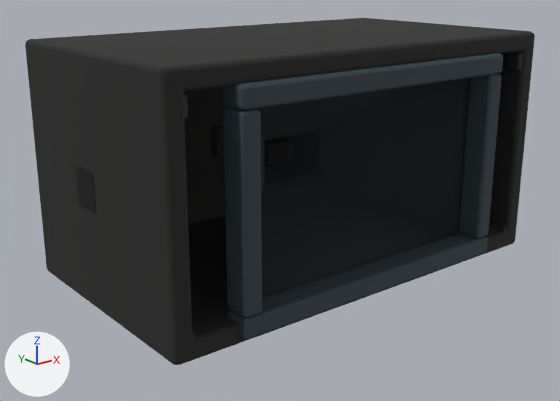
The glTF model client/public/models/speakers/freeparty/hf-horn.glb, before and after one commit.
The view is the same before and after, from a 50 mm lens placed at (-0.912, -1.096, 0.594), pointed at (-0.036, -0.001, 0.156). The axes (+X, +Y, +Z) are drawn at lower left. The lights are the same throughout. The first picture is the older version. Where no turn or scale is listed for an object, it has been applied to the vertices. Vertices at exactly the same position are counted once.

Names of what the first picture shows: 'Cabinet', 'CabinetBack', 'CabinetLeft', 'CabinetRight', 'CabinetTop', 'FacetedHfHornFlare', 'FrontFrameBottom', 'FrontFrameLeft', 'FrontFrameRight', 'FrontFrameTop', 'HornThroat', 'RearCompressionChamber', 'SideHandleLeft' and 3 more.
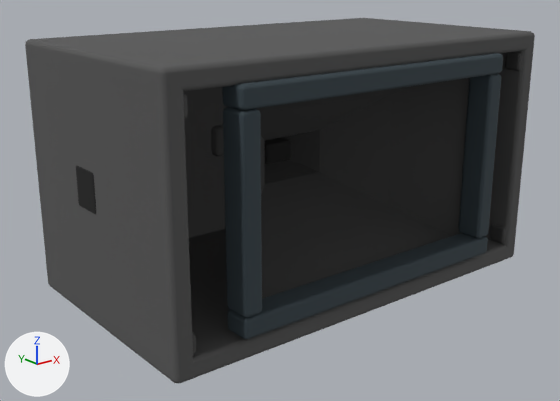
The change in detail:
Material 'HfHornCabinet' (mat_hfhorncabinet) changes colour from black #242423 to dark grey #555555; in linear values from (0.0176, 0.0176, 0.0168) to (0.0908, 0.0908, 0.0908).
me_mesh_0 is used by ob_cabinet; location (0.0, 0.0, 0.0).
me_mesh_0 had 56 vertices, 108 faces and spanned x -0.409..0.409, y -0.226..0.24, z 0.03..0.065.
me_mesh_0 now has 56 vertices, 108 faces and spans x -0.409..0.409, y -0.226..0.24, z 0.0..0.035.
me_mesh_0 part 1: the whole mesh is moved by (0.0, 0.0, -0.03).
me_mesh_2 is used by ob_cabinetleft; location (0.0, 0.0, 0.0).
me_mesh_2 had 56 vertices, 108 faces and spanned x -0.409..-0.374, y -0.226..0.24, z 0.047..0.442.
me_mesh_2 now has 56 vertices, 108 faces and spans x -0.409..-0.374, y -0.226..0.24, z 0.017..0.442.
me_mesh_2 part 2: the whole mesh is scaled about its middle by (1, 1, 1.08), then moved by (0.0, 0.0, -0.015).

Pixel boxes [x1, y1, x2, y2] of what changed, in the pictures (560 x 401 px):
'CabinetLeft', recoloured, moved, rescaled (black to dark grey, 6% taller)
    before: [26, 55, 193, 351]
    after: [26, 55, 193, 370]
'CabinetTop', recoloured (black to dark grey)
    both: [25, 18, 535, 91]
'Cabinet', recoloured, moved
    before: [46, 216, 516, 365]
    after: [47, 229, 515, 383]
'CabinetBack', recoloured (black to dark grey)
    both: [183, 87, 227, 225]
'CabinetRight', recoloured (black to dark grey)
    both: [489, 46, 534, 235]
'RearCompressionChamber', recoloured (black to dark grey)
    both: [211, 125, 224, 156]
